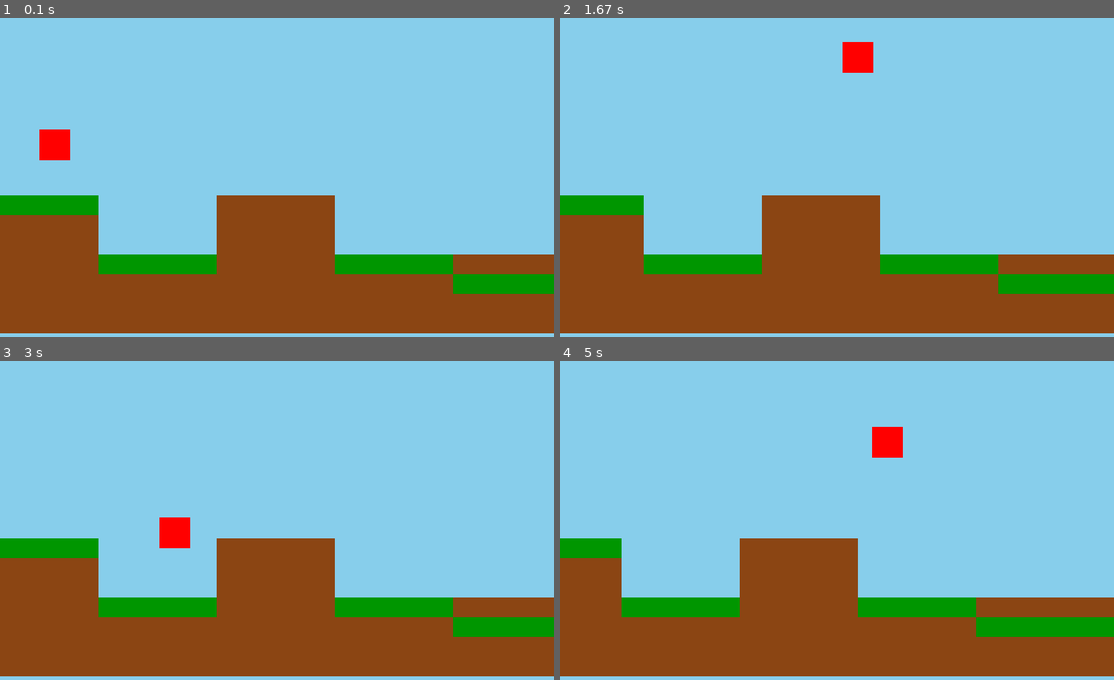
Above: before the commit, frames 1-4 (two rows, left to right).
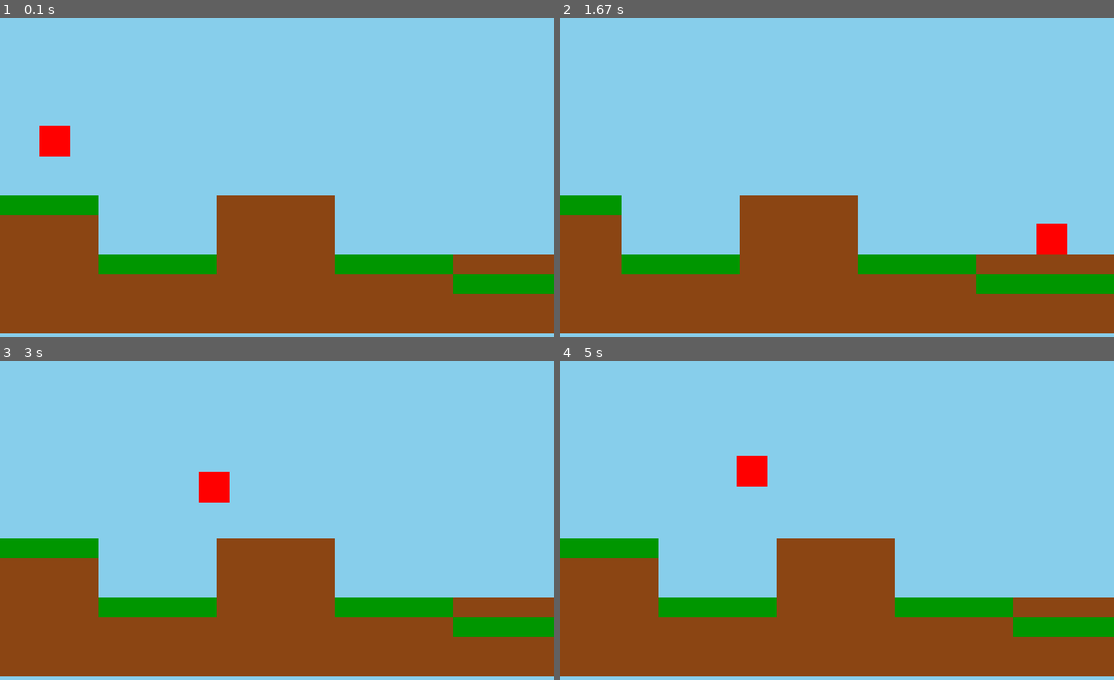
Above: after the commit, the same moments.

Repository: Graciano-B-L-Junior/Gamedevportfolio_pygame
Game: pygame game, started from 2 - Platform game/game.py
Same seed, same stepped clock (60 frames per second), same inputs: the game is played once before the commit and once after it.
Inputs:
- Up to frame 1 (0.1 s): no input
- Up to frame 2 (1.67 s): hold Space 0.33-0.8 s; hold Right 0.33-0.8 s; hold Right 0.83-1.3 s; tap Space at 0.9, 1.2, 1.4 s; hold Right from 1.33 s (still down)
- Up to frame 3 (3 s): tap Space at 1.7, 1.9, 2.2, 2.47, 2.77, 2.9 s; release Right at 1.8 s; hold Left 1.83-2.37 s; hold Left 2.4-2.8 s; hold Right from 2.83 s (still down)
- Up to frame 4 (5 s): tap Space at 3.2, 3.57, 3.87, 4.07, 4.37, 4.57, 4.87 s; release Right at 3.47 s; hold Left 3.5-3.97 s; hold Right 4-4.47 s; hold Right 4.5-4.97 s

The runs differ from the first frame. In frame 1, 0.1% of the frame differs, in the area x 7-13%, y 33-45%; in frame 2, 4.5%; in frame 3, 1.1%; in frame 4, 6.8%, in the area x 11-82%, y 20-87%.

Commit message:
Refactor game update and player movement logic; implement delta time for smoother frame rate handling and improved player acceleration.

Diff:
--- a/2 - Platform game/game.py
+++ b/2 - Platform game/game.py
@@ -57,7 +57,7 @@
             if event.type == pygame.QUIT:
                 self.running = False
 
-    def update(self):
+    def update(self,delta_time):
         self.platforms = []
         for y_map, line in enumerate(self.TILEMAP):
             for x_map, tile in enumerate(line):
@@ -92,7 +92,8 @@
 
         self.player.update(
             self.platforms,
-            cam_is_moving=cam_is_moving
+            cam_is_moving=cam_is_moving,
+            delta_time=delta_time,
         )
 
         self.last_cam_offset_x = self.cam_offset_x
@@ -117,8 +118,9 @@
 
     def run(self):
         while self.running:
+            delta_time = self.clock.get_time() / 1000.0
             self.handle_input()
-            self.update()
+            self.update(delta_time=delta_time)
             self.draw()
             self.clock.tick(60)
 
--- a/2 - Platform game/player.py
+++ b/2 - Platform game/player.py
@@ -6,20 +6,19 @@
         self.y = y
         self.width = 50
         self.height = 50
-        self.speed = 5
+        self.speed = 100
         self.jump_force = -20
         self.maximum_fall_speed = 10
         self.rect = pygame.Rect(self.x, self.y, self.width, self.height)
-        self.last_position_rect = self.rect.copy()
         self.color = (255, 0, 0)
         self.dx = 0
-        self.acceleration_rate = 1.5
-        self.friction = 0.15
+        self.acceleration_rate = 15
+        self.friction = 30
         self.y_velocity = 0
-        self.gravity = 1
+        self.gravity = 60
         self.on_ground = False
         self.is_jumping = False
-        self.high_jump = -0.3
+        self.high_jump = -18
 
         self.screen_width = game_screen
 
@@ -28,6 +27,8 @@
 
     def update(self, other_rects, **kwargs):
         keys = pygame.key.get_pressed()
+        delta_time = kwargs.get("delta_time")
+        if delta_time is None: delta_time = 1/60.0 # Failsafe
 
         if keys[pygame.K_SPACE] and self.on_ground:
             self.y_velocity = self.jump_force
@@ -35,25 +36,25 @@
             self.is_jumping = True
 
         if self.is_jumping and keys[pygame.K_SPACE]:
-            self.y_velocity += self.high_jump
+            self.y_velocity += self.high_jump * delta_time
         else:
             self.is_jumping = False
 
         if kwargs.get("cam_offset_x") and kwargs.get('cam_is_moving'):
-            self.speed = 3
+            self.speed = 180
         else:
-            self.speed = 5
+            self.speed = 300
 
         if keys[pygame.K_LEFT]:
-            self.dx -= self.acceleration_rate
+            self.dx -= self.acceleration_rate * delta_time
         elif keys[pygame.K_RIGHT]:
-            self.dx += self.acceleration_rate
+            self.dx += self.acceleration_rate * delta_time
         else:
             if self.dx > 0:
-                self.dx -= self.friction
+                self.dx -= self.friction * delta_time
                 if self.dx < 0: self.dx = 0
             elif self.dx < 0:
-                self.dx += self.friction
+                self.dx += self.friction * delta_time
                 if self.dx > 0: self.dx = 0
 
         if self.dx > self.speed:
@@ -71,7 +72,7 @@
                     self.rect.left = platform.right
                 self.dx = 0
 
-        self.y_velocity += self.gravity
+        self.y_velocity += self.gravity * delta_time
         self.y_velocity = min(self.y_velocity, self.maximum_fall_speed)
 
         self.rect.y += self.y_velocity
@@ -88,5 +89,7 @@
                     self.y_velocity = 0
         if self.rect.right > self.screen_width:
             self.rect.right = self.screen_width
+            self.dx = 0
         if self.rect.left < 0:
             self.rect.left = 0
+            self.dx = 0
